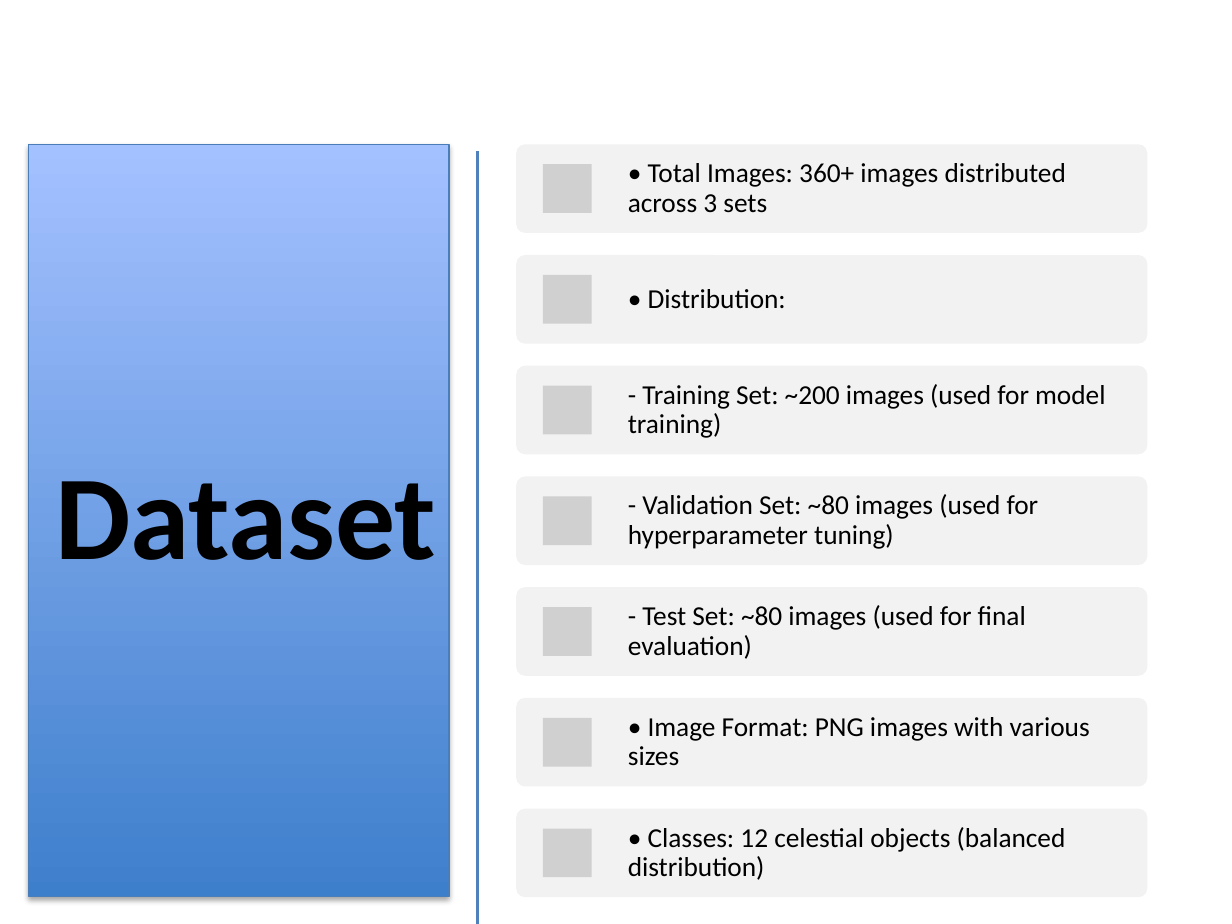
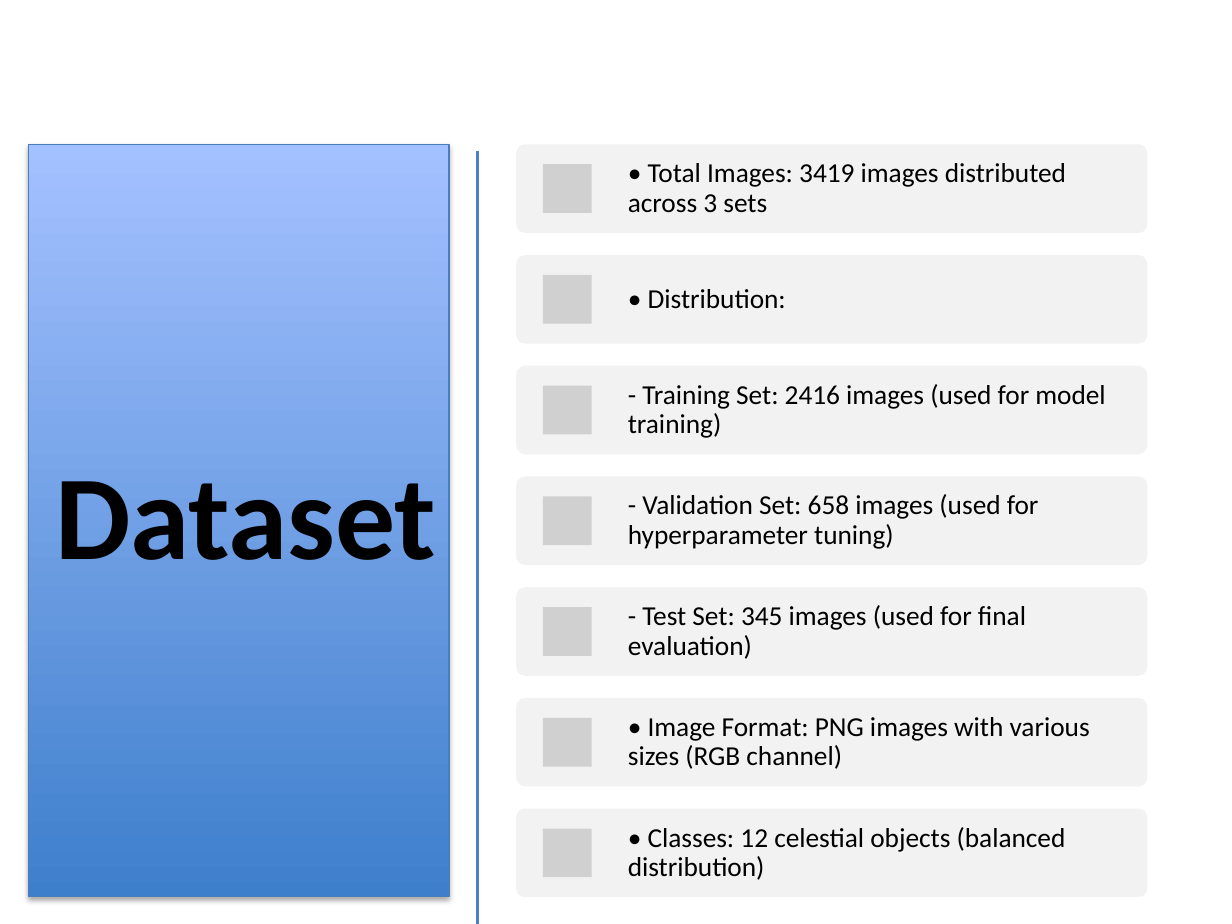
Before and after one commit to Bernardo1205/Deep-Learning, a slide deck: slide 3 of src/assignment-2/CNN/CNN_Classification_Report.pptx. Drawn at 1232x924 pixels with LibreOffice and Linux fonts; fonts in the diff are those of the drawing; grey boxes stand for pictures. Boxes give left, top, right and bottom in pixels: in the first picture for what was removed or moved away, otherwise in the second. Text is boxed around its words. In the diff, an @@ line names an element or a change of style, - is before the commit and + after.

```diff
--- a/src/assignment-2/CNN/CNN_Classification_Report.pptx
+++ b/src/assignment-2/CNN/CNN_Classification_Report.pptx
@@ text at (x1=628, y1=163, x2=1066, y2=213): text changed @@
-• Total Images: 360+ images distributed across 3 sets
+• Total Images: 3419 images distributed across 3 sets
@@ text at (x1=628, y1=384, x2=1105, y2=438): text changed @@
-- Training Set: ~200 images (used for model training)
+- Training Set: 2416 images (used for model training)
@@ text at (x1=628, y1=494, x2=1039, y2=549): text changed @@
-- Validation Set: ~80 images (used for hyperparameter tuning)
+- Validation Set: 658 images (used for hyperparameter tuning)
@@ text at (x1=628, y1=605, x2=1026, y2=659): text changed @@
-- Test Set: ~80 images (used for final evaluation)
+- Test Set: 345 images (used for final evaluation)
@@ text at (x1=628, y1=717, x2=1090, y2=769): text changed @@
-• Image Format: PNG images with various sizes
+• Image Format: PNG images with various sizes (RGB channel)
```
Also in this commit, not shown: 6 other slides changed, 8 slides added, 4 slides removed.
